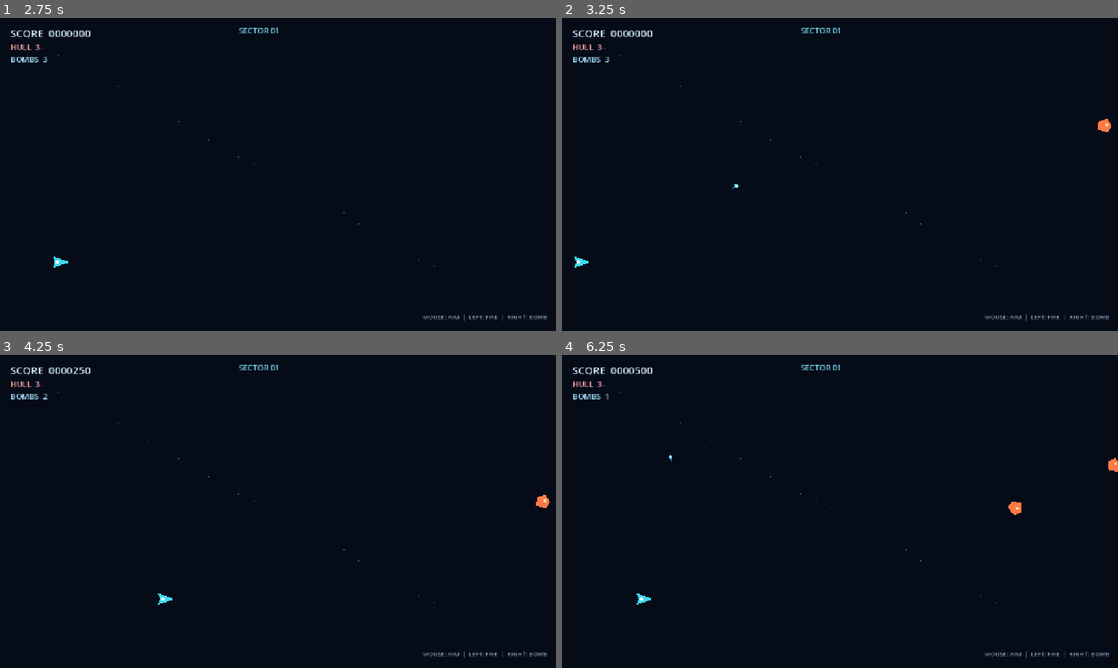
Above: before the commit, frames 1-4 (two rows, left to right).
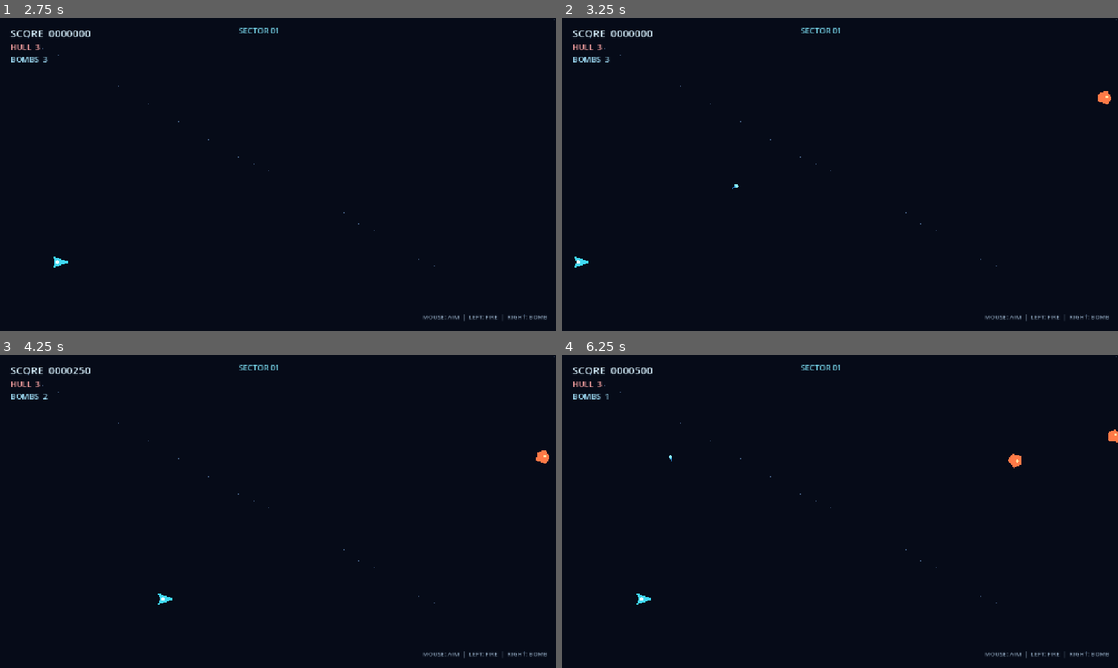
Above: after the commit, the same moments.

Repository: Iulian-hub/RUNAWAY-RABBIT-DECOMP
Game: Godot game, scene res://ui/boot.tscn
Same seed, same stepped clock (60 frames per second), same inputs: the game is played once before the commit and once after it.
Inputs (mouse positions are in pixels of both pictures, inside the frame that each line leads up to):
- Up to frame 1 (2.75 s): tap Enter at 0.5 s; move the mouse to (400, 158) at 0.52 s; hold D (move_right) 0.53-1.25 s; right-click (400, 158) at 0.6 s; click (400, 158) at 0.67 s; click "START GAME" at 1.25 s; click "1" at 2 s
- Up to frame 2 (3.25 s): tap Space at 2.75 s; move the mouse to (728, 190) at 2.77 s; hold A (move_left) from 2.78 s (still down); click (728, 190) at 2.85 s
- Up to frame 3 (4.25 s): move the mouse to (333, 442) at 3.52 s; release A (move_left) at 3.53 s; hold D (move_right) from 3.53 s (still down); right-click (333, 442) at 3.6 s
- Up to frame 4 (6.25 s): move the mouse to (812, 574) at 4.27 s; click (812, 574) at 4.35 s; move the mouse to (1006, 558) at 5.02 s; release D (move_right) at 5.03 s; hold A (move_left) from 5.03 s (still down); right-click (1006, 558) at 5.1 s; move the mouse to (673, 464) at 5.77 s; click (673, 464) at 5.85 s

Frame 1 is identical in both runs. In frame 2, 0.2% of the frame differs, in the area x 96-99%, y 23-37%; in frame 3, 0.1%; in frame 4, 0.3%, in the area x 80-100%, y 23-52%.

Commit message:
Match enemy vertical spawn band to original source

Diff:
--- a/runaway-rabbit-clona/scripts/main.gd
+++ b/runaway-rabbit-clona/scripts/main.gd
@@ -47,7 +47,14 @@
 	var enemy := ENEMY_SCENE.instantiate() as Enemy
 	enemies_root.add_child(enemy)
 	var viewport_size := get_viewport_rect().size
-	enemy.global_position = Vector2(viewport_size.x + 36.0, randf_range(75.0, viewport_size.y - 75.0))
+	# Source parity: doenemiesend.bb uses the default Blitz3D spawn band Y=-50..275.
+	# Convert its center-origin, upward-positive Y coordinates to Godot's top-origin,
+	# downward-positive screen coordinates: screen_y = viewport_center_y - source_y.
+	var source_spawn_y_min := -50.0
+	var source_spawn_y_max := 275.0
+	var spawn_y_min := viewport_size.y * 0.5 - source_spawn_y_max
+	var spawn_y_max := viewport_size.y * 0.5 - source_spawn_y_min
+	enemy.global_position = Vector2(viewport_size.x + 36.0, randf_range(spawn_y_min, spawn_y_max))
 	enemy.speed += minf(_elapsed * 0.35, 90.0)
 
 func _check_hits() -> void:
